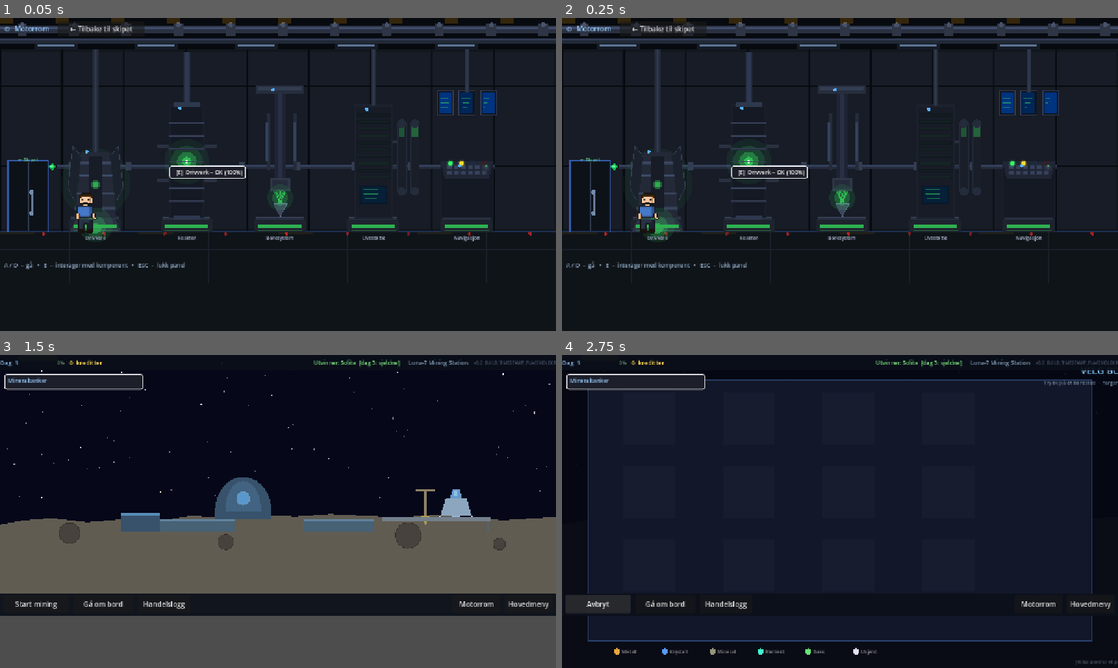
Above: before the commit, frames 1-4 (two rows, left to right).
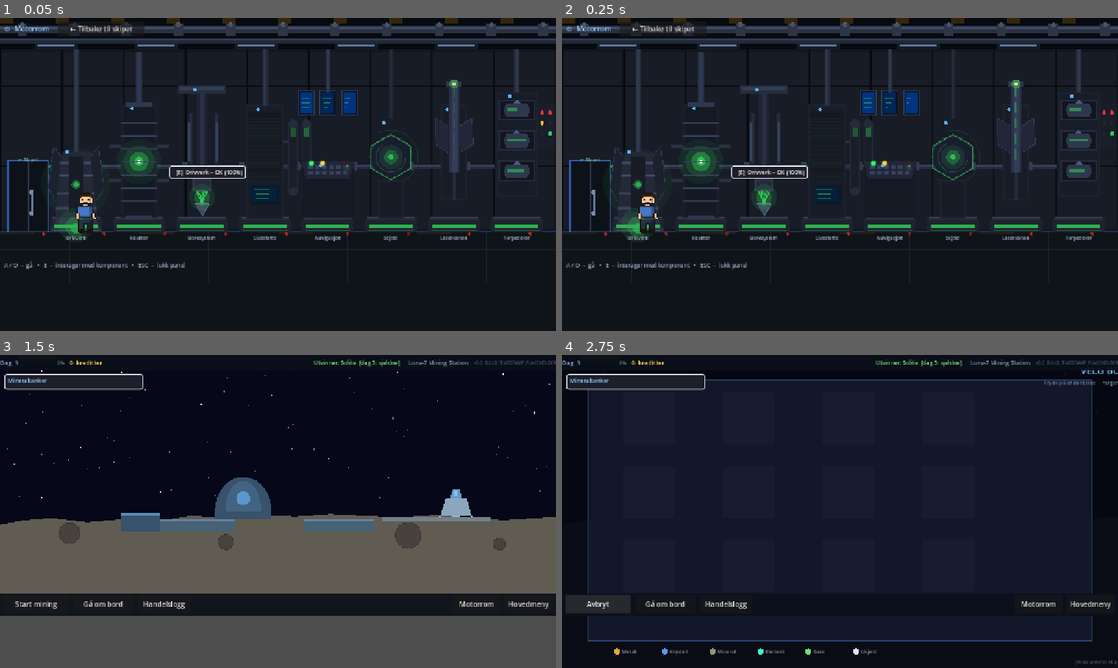
Above: after the commit, the same moments.

Repository: hansarne-lang/bruktbutikk
Game: Godot game, scene res://scenes/engine_room/EngineRoom.tscn
The game is run twice, just before and just after one commit, with the same random seed, the same clock (stepped at 60 frames per second) and the same inputs. This scene is started directly instead of the project's main scene.
Inputs:
- Up to frame 1 (0.05 s): no input
- Up to frame 2 (0.25 s): no input
- Up to frame 3 (1.5 s): click "← Tilbake til skipet" at 0.5 s; click "← Tilbake til basen" at 1.25 s
- Up to frame 4 (2.75 s): click "Start mining" at 2 s

The runs differ from the first frame. In frame 1, 9.5% of the frame differs, in the area x 8-100%, y 10-72%; in frame 2, 9.6%; in frame 3, less than 0.1%; in frame 4, nothing differs.

Commit message:
Fjern bor fra Base, animer bor i Motorrom, legg til skjold/laserkanon/torpedorør

Diff:
--- a/scenes/engine_room/EngineRoom.tscn
+++ b/scenes/engine_room/EngineRoom.tscn
@@ -36,7 +36,7 @@
 layer = 2
 
 [node name="Label_Engine" type="Label" parent="StationLabels"]
-position = Vector2(170, 498)
+position = Vector2(125, 498)
 custom_minimum_size = Vector2(100, 20)
 text = "Drivverk"
 horizontal_alignment = 1
@@ -44,7 +44,7 @@
 theme_override_colors/font_color = Color(0.7, 0.75, 0.85, 1)
 
 [node name="Label_Reactor" type="Label" parent="StationLabels"]
-position = Vector2(380, 498)
+position = Vector2(270, 498)
 custom_minimum_size = Vector2(100, 20)
 text = "Reaktor"
 horizontal_alignment = 1
@@ -52,7 +52,7 @@
 theme_override_colors/font_color = Color(0.7, 0.75, 0.85, 1)
 
 [node name="Label_Drill" type="Label" parent="StationLabels"]
-position = Vector2(595, 498)
+position = Vector2(415, 498)
 custom_minimum_size = Vector2(100, 20)
 text = "Boresystem"
 horizontal_alignment = 1
@@ -60,7 +60,7 @@
 theme_override_colors/font_color = Color(0.7, 0.75, 0.85, 1)
 
 [node name="Label_LifeSupport" type="Label" parent="StationLabels"]
-position = Vector2(810, 498)
+position = Vector2(560, 498)
 custom_minimum_size = Vector2(100, 20)
 text = "Livsstøtte"
 horizontal_alignment = 1
@@ -68,9 +68,33 @@
 theme_override_colors/font_color = Color(0.7, 0.75, 0.85, 1)
 
 [node name="Label_Navigation" type="Label" parent="StationLabels"]
-position = Vector2(1025, 498)
+position = Vector2(705, 498)
 custom_minimum_size = Vector2(100, 20)
 text = "Navigasjon"
+horizontal_alignment = 1
+theme_override_font_sizes/font_size = 11
+theme_override_colors/font_color = Color(0.7, 0.75, 0.85, 1)
+
+[node name="Label_Shield" type="Label" parent="StationLabels"]
+position = Vector2(850, 498)
+custom_minimum_size = Vector2(100, 20)
+text = "Skjold"
+horizontal_alignment = 1
+theme_override_font_sizes/font_size = 11
+theme_override_colors/font_color = Color(0.7, 0.75, 0.85, 1)
+
+[node name="Label_Laser" type="Label" parent="StationLabels"]
+position = Vector2(995, 498)
+custom_minimum_size = Vector2(100, 20)
+text = "Laserkanon"
+horizontal_alignment = 1
+theme_override_font_sizes/font_size = 11
+theme_override_colors/font_color = Color(0.7, 0.75, 0.85, 1)
+
+[node name="Label_Torpedo" type="Label" parent="StationLabels"]
+position = Vector2(1140, 498)
+custom_minimum_size = Vector2(100, 20)
+text = "Torpedorør"
 horizontal_alignment = 1
 theme_override_font_sizes/font_size = 11
 theme_override_colors/font_color = Color(0.7, 0.75, 0.85, 1)
--- a/scripts/SaveManager.gd
+++ b/scripts/SaveManager.gd
@@ -47,6 +47,8 @@
 		# Skip-lasterom
 		"ship_cargo":          [],
 		"ship_cargo_capacity": 40,
+		# Mining-tilstand (synkes fra Base.gd)
+		"mining_active":       false,
 	}
 
 func save_game() -> void:
@@ -98,6 +100,19 @@
 	if not game_data.has("pending_orders"):       game_data["pending_orders"]       = []
 	if not game_data.has("ship_cargo"):           game_data["ship_cargo"]           = []
 	if not game_data.has("ship_cargo_capacity"):  game_data["ship_cargo_capacity"]  = 40
+	if not game_data.has("mining_active"):        game_data["mining_active"]        = false
+	# Migrasjon: legg til nye skipkomponenter hvis de mangler
+	var comps : Array = game_data.get("ship_components", [])
+	var comp_ids : Array = []
+	for c in comps:
+		comp_ids.append(c.get("id", ""))
+	if not comp_ids.has("shield"):
+		comps.append({"id": "shield",       "name": "Skjold",      "condition": 100, "level": 1})
+	if not comp_ids.has("laser_cannon"):
+		comps.append({"id": "laser_cannon", "name": "Laserkanon",  "condition": 100, "level": 1})
+	if not comp_ids.has("torpedo"):
+		comps.append({"id": "torpedo",      "name": "Torpedorør",  "condition": 100, "level": 1})
+	game_data["ship_components"] = comps
 	return true
 
 func _gen_drill_sites() -> Array:
@@ -225,10 +240,13 @@
 func _default_ship_components() -> Array:
 	return [
 		{"id": "engine",       "name": "Drivverk",   "condition": 100, "level": 1},
+		{"id": "reactor",      "name": "Reaktor",    "condition": 100, "level": 1},
 		{"id": "drill_head",   "name": "Boresystem", "condition": 100, "level": 1},
 		{"id": "life_support", "name": "Livsstøtte", "condition": 100, "level": 1},
 		{"id": "navigation",   "name": "Navigasjon", "condition": 100, "level": 1},
-		{"id": "reactor",      "name": "Reaktor",    "condition": 100, "level": 1},
+		{"id": "shield",       "name": "Skjold",     "condition": 100, "level": 1},
+		{"id": "laser_cannon", "name": "Laserkanon", "condition": 100, "level": 1},
+		{"id": "torpedo",      "name": "Torpedorør", "condition": 100, "level": 1},
 	]
 
 ## Skader et tilfeldig skipkomponent (kall fraa mine-tikk)
--- a/scripts/base/Base.gd
+++ b/scripts/base/Base.gd
@@ -22,7 +22,6 @@
 var _current_mineral  : String = ""
 var _mining_active    : bool   = false
 var _stars            : Array  = []
-var _drill_angle      : float  = 0.0
 var _time             : float  = 0.0
 var _particles        : Array  = []  # {x, y, vx, vy, life, color}
 
@@ -72,7 +71,6 @@
 const C_SHIP   := Color(0.55, 0.65, 0.75)
 const C_SHIP_W := Color(0.80, 0.90, 1.00)
 const C_TANK   := Color(0.30, 0.42, 0.38)
-const C_DRILL  := Color(0.55, 0.50, 0.40)
 
 func _ready() -> void:
 	for _i in 140:
@@ -139,7 +137,6 @@
 			_refresh_engine_room()
 
 	if _mining_active:
-		_drill_angle += delta * 5.0
 		# Dag/natt-syklus: fremskrider sakte under mining
 		var tod : float = SaveManager.game_data.get("time_of_day", 0.0)
 		SaveManager.game_data["time_of_day"] = fmod(tod + delta * 0.012, TAU)
@@ -177,6 +174,7 @@
 		# Stopp direkte
 		mine_timer.stop()
 		_mining_active = false
+		SaveManager.game_data["mining_active"] = false
 		$UI/ActionBar/MineButton.text = "Start mining"
 		_set_status("Gruvedrift stoppet.")
 	else:
@@ -216,6 +214,7 @@
 			_show_overflow_dialog()
 			mine_timer.stop()
 			_mining_active = false
+			SaveManager.game_data["mining_active"] = false
 			$UI/ActionBar/MineButton.text = "Start mining"
 			return
 	if ok:
@@ -328,6 +327,7 @@
 
 func _restart_mining() -> void:
 	_mining_active = true
+	SaveManager.game_data["mining_active"] = true
 	mine_timer.start()
 	$UI/ActionBar/MineButton.text = "Stopp mining"
 	_refresh_ui()
@@ -378,6 +378,7 @@
 	_close_map()
 	# Start mining
 	_mining_active = true
+	SaveManager.game_data["mining_active"] = true
 	mine_timer.start()
 	$UI/ActionBar/MineButton.text = "Stopp mining"
 	var hint : String = (cat if scanner else ZONE_HINTS.get(cat, ""))
@@ -817,9 +818,6 @@
 	for i in tanks.size():
 		_draw_tank(160.0 + i * 70.0, 320.0, tanks[i])
 
-	# Drill
-	_draw_drill(980.0, 370.0)
-
 	# Skip
 	_draw_ship(1050.0, 330.0)
 
@@ -878,23 +876,6 @@
 	draw_rect(Rect2(x, base_y - th, tw, th), Color(0.5, 0.65, 0.6, 0.7), false, 1.5)
 	draw_rect(Rect2(x + tw / 2 - 3, base_y, 6, 10), C_TUBE)
 
-func _draw_drill(x: float, base_y: float) -> void:
-	# Arm og support
-	draw_rect(Rect2(x - 4, base_y - 60, 8, 60),  C_DRILL)
-	draw_rect(Rect2(x - 22, base_y - 62, 44, 6), C_DRILL)
-	# Roterende drillhode (#6)
-	var tip_col := Color(0.7, 0.6, 0.3)
-	if _mining_active:
-		tip_col = tip_col.lerp(Color(1.0, 0.45, 0.05), 0.5 + sin(_drill_angle * 3.0) * 0.5)
-		# Varme-glow
-		draw_circle(Vector2(x, base_y + 6), 14.0 + sin(_time * 8.0) * 3.0,
-			Color(1.0, 0.4, 0.1, 0.18 + sin(_time * 5.0) * 0.08))
-	draw_set_transform(Vector2(x, base_y), _drill_angle if _mining_active else 0.0)
-	draw_colored_polygon(
-		PackedVector2Array([Vector2(-10, 0), Vector2(10, 0), Vector2(0, 22)]),
-		tip_col)
-	draw_set_transform(Vector2.ZERO, 0.0)
-
 func _draw_ship(cx: float, base_y: float) -> void:
 	draw_colored_polygon(PackedVector2Array([
 		Vector2(cx - 36, base_y + 40), Vector2(cx + 36, base_y + 40),
--- a/scripts/engine_room/EngineRoom.gd
+++ b/scripts/engine_room/EngineRoom.gd
@@ -8,11 +8,14 @@
 
 # Komponent-stasjoner: posisjon og id
 const STATIONS : Array = [
-	{"id": "engine",       "name": "Drivverk",   "x": 220.0},
-	{"id": "reactor",      "name": "Reaktor",    "x": 430.0},
-	{"id": "drill_head",   "name": "Boresystem", "x": 645.0},
-	{"id": "life_support", "name": "Livsstøtte", "x": 860.0},
-	{"id": "navigation",   "name": "Navigasjon", "x": 1075.0},
+	{"id": "engine",       "name": "Drivverk",   "x": 175.0},
+	{"id": "reactor",      "name": "Reaktor",    "x": 320.0},
+	{"id": "drill_head",   "name": "Boresystem", "x": 465.0},
+	{"id": "life_support", "name": "Livsstøtte", "x": 610.0},
+	{"id": "navigation",   "name": "Navigasjon", "x": 755.0},
+	{"id": "shield",       "name": "Skjold",     "x": 900.0},
+	{"id": "laser_cannon", "name": "Laserkanon", "x": 1045.0},
+	{"id": "torpedo",      "name": "Torpedorør", "x": 1190.0},
 ]
 const EXIT_X : float = 85.0   # dør tilbake til skipets rom
 
@@ -55,7 +58,7 @@
 		elif Input.is_action_pressed("ui_right") or Input.is_key_pressed(KEY_D):
 			dir = 1.0
 			player.flip_h = false
-		player.position.x = clamp(player.position.x + dir * SPEED * delta, 30.0, 1250.0)
+		player.position.x = clamp(player.position.x + dir * SPEED * delta, 30.0, 1255.0)
 
 	# Finn nærmeste stasjon
 	_near_station = -1
@@ -319,6 +322,9 @@
 		2: _draw_drill(cx, cond, lvl, glow)
 		3: _draw_life_support(cx, cond, lvl, glow)
 		4: _draw_navigation(cx, cond, lvl, glow)
+		5: _draw_shield(cx, cond, lvl, glow)
+		6: _draw_laser_cannon(cx, cond, lvl, glow)
+		7: _draw_torpedo(cx, cond, lvl, glow)
 
 	# ── Kondisjon-bar under navneplaten ──────────────────────
 	var bar_x : float = cx - 50.0
@@ -433,6 +439,8 @@
 		draw_circle(Vector2(cx, 330), 36, Color(1.0, 0.4, 0.1, 0.15 * flicker))
 
 func _draw_drill(cx: float, cond: int, lvl: int, glow: Color) -> void:
+	var mining : bool = SaveManager.game_data.get("mining_active", false)
+
 	# Veggfeste øverst
 	draw_rect(Rect2(cx - 55, 155, 110, 18), Color(0.15, 0.18, 0.24))
 	draw_rect(Rect2(cx - 50, 159,  100, 8), Color(0.20, 0.24, 0.32))
@@ -441,13 +449,15 @@
 	draw_rect(Rect2(cx - 12, 173, 24, 200), Color(0.12, 0.14, 0.20))
 	draw_rect(Rect2(cx -  5, 173, 10, 200), Color(0.16, 0.19, 0.27))
 
-	# Drill-hode (roterende effekt)
-	var rot_angle : float = _time * 2.0 * (float(cond) / 100.0)
-	var dh_y      : float = 373.0
+	# Drill-hode (roterende effekt – raskere ved aktiv mining)
+	var speed      : float = 8.0 if mining else 2.0
+	var rot_angle  : float = _time * speed * (float(cond) / 100.0)
+	var dh_y       : float = 373.0
 	draw_rect(Rect2(cx - 22, dh_y - 5, 44, 30), Color(0.18, 0.21, 0.28))
 	draw_rect(Rect2(cx - 18, dh_y,     36, 20), Color(0.14, 0.17, 0.23))
 
 	# Drill-bit (spiralform via linjer)
+	var bit_col : Color = glow if not mining else Color(1.0, 0.55, 0.1)
 	for i in 8:
 		var a  : float = rot_angle + i * TAU / 8.0
 		var r1 : float = 14.0
@@ -457,21 +467,34 @@
 		draw_line(
 			Vector2(cx + cos(a) * r1, y1),
 			Vector2(cx + cos(a + PI * 0.7) * r2, y2),
-			Color(glow.r, glow.g, glow.b, 0.7), 2.0)
+			Color(bit_col.r, bit_col.g, bit_col.b, 0.85), 2.0)
 
 	# Drill-spiss
+	var tip_col : Color = Color(0.24, 0.28, 0.36) if not mining \
+		else Color(1.0, 0.45, 0.10).lerp(Color(0.8, 0.7, 0.2), 0.5 + sin(_time * 6.0) * 0.5)
 	var tip := PackedVector2Array([
 		Vector2(cx - 16, dh_y + 55),
 		Vector2(cx + 16, dh_y + 55),
 		Vector2(cx,      dh_y + 85),
 	])
-	draw_colored_polygon(tip, Color(0.24, 0.28, 0.36))
+	draw_colored_polygon(tip, tip_col)
 	draw_polyline(tip, Color(0.35, 0.42, 0.55), 1.5)
 
 	# Glow rundt drill-hodet
 	var pulse : float = (sin(_time * 3.0) + 1.0) * 0.5
 	draw_circle(Vector2(cx, dh_y + 40), 30, Color(glow.r, glow.g, glow.b, 0.08 + pulse * 0.06))
 	draw_circle(Vector2(cx, dh_y + 40), 18, Color(glow.r, glow.g, glow.b, 0.20 + pulse * 0.10))
+
+	# Ekstra varme-glow og partikkeleffekt ved aktiv mining
+	if mining:
+		draw_circle(Vector2(cx, dh_y + 50), 40, Color(1.0, 0.4, 0.1, 0.12 + pulse * 0.10))
+		draw_circle(Vector2(cx, dh_y + 60), 22, Color(1.0, 0.6, 0.2, 0.25 + pulse * 0.15))
+		# Gnist-prikker
+		if int(_time * 12) % 2 == 0:
+			for _s in 3:
+				draw_circle(
+					Vector2(cx + randf_range(-18, 18), dh_y + randf_range(40, 85)),
+					1.5 + randf() * 2.0, Color(1.0, 0.85, 0.3, 0.9))
 
 	# Hydraulikk-sylindere (sidene)
 	for side in [-1, 1]:
@@ -597,3 +620,149 @@
 		for s in 3:
 			var sx : float = cx - 50.0 + s * 50.0
 			draw_rect(Rect2(sx - 14, 172, 28, 48), Color(0.0, 0.0, 0.0, 0.5 * flick))
+
+func _draw_shield(cx: float, cond: int, lvl: int, glow: Color) -> void:
+	# Rørkobling til tak
+	draw_rect(Rect2(cx - 5, 72, 10, 160), Color(0.12, 0.15, 0.20))
+	draw_rect(Rect2(cx - 2, 72,  4, 160), Color(0.16, 0.20, 0.28))
+
+	# Skjold-generator (sekskant-form)
+	var pulse : float = (sin(_time * 1.4) + 1.0) * 0.5
+	var pts   : PackedVector2Array = PackedVector2Array()
+	for i in 6:
+		var a : float = i * TAU / 6.0 - PI / 6.0
+		pts.append(Vector2(cx + cos(a) * 52.0, 320.0 + sin(a) * 52.0))
+	draw_colored_polygon(pts, Color(0.10, 0.12, 0.18))
+	draw_polyline(PackedVector2Array([pts[0], pts[1], pts[2], pts[3], pts[4], pts[5], pts[0]]),
+		Color(glow.r, glow.g, glow.b, 0.6), 2.5)
+
+	# Indre kjerne
+	draw_circle(Vector2(cx, 320), 28, Color(glow.r, glow.g, glow.b, 0.08 + pulse * 0.06))
+	draw_circle(Vector2(cx, 320), 16, Color(glow.r, glow.g, glow.b, 0.20 + pulse * 0.15))
+	draw_circle(Vector2(cx, 320),  6, Color(glow.r, glow.g, glow.b, 0.70 + pulse * 0.20))
+
+	# Energiringer (animerte)
+	for ri in 3:
+		var rr : float = 34.0 + ri * 14.0
+		var ra : float = _time * 0.8 + ri * TAU / 3.0
+		draw_arc(Vector2(cx, 320), rr, ra, ra + TAU * 0.65, 24,
+			Color(glow.r, glow.g, glow.b, 0.25 - ri * 0.06), 2.0)
+
+	# Sokkel
+	draw_rect(Rect2(cx - 30, 372, 60, 90), Color(0.12, 0.14, 0.20))
+	draw_rect(Rect2(cx - 26, 376, 52, 82), Color(0.09, 0.11, 0.15))
+
+	# Nivå
+	for n in min(lvl, 3):
+		draw_circle(Vector2(cx - 16 + n * 16, 242), 4, Color(0.35, 0.70, 1.0))
+
+	# Skade: felt flimrer
+	if cond < 45:
+		var fl : float = abs(sin(_time * 8.0))
+		draw_circle(Vector2(cx, 320), 56, Color(1.0, 0.3, 0.1, 0.10 * fl))
+
+func _draw_laser_cannon(cx: float, cond: int, lvl: int, glow: Color) -> void:
+	# Veggfeste / kraftenhet bak
+	draw_rect(Rect2(cx - 30, 200, 60, 220), Color(0.11, 0.13, 0.18))
+	draw_rect(Rect2(cx - 26, 204, 52, 212), Color(0.09, 0.11, 0.15))
+
+	# Kanonrør (peker rett frem / ned)
+	draw_rect(Rect2(cx - 12, 155, 24, 200), Color(0.16, 0.19, 0.27))
+	draw_rect(Rect2(cx -  6, 155, 12, 200), Color(0.20, 0.24, 0.34))
+
+	# Kanonmunning
+	draw_rect(Rect2(cx - 18, 145, 36, 14), Color(0.18, 0.22, 0.30))
+	draw_rect(Rect2(cx -  8, 143,  16, 4), Color(0.26, 0.32, 0.46))
+
+	# Laser-kjerne (pulserende)
+	var pulse  : float = (sin(_time * 3.5) + 1.0) * 0.5
+	var charge : float = (sin(_time * 7.0) + 1.0) * 0.5
+	draw_circle(Vector2(cx, 152), 10, Color(glow.r, glow.g, glow.b, 0.30 + pulse * 0.25))
+	draw_circle(Vector2(cx, 152),  5, Color(1.0, 0.85, 0.5, 0.70 + charge * 0.25))
+
+	# Laser-stråle (synlig energibane nedover røret)
+	for li in 5:
+		var ly  : float = 158.0 + li * 36.0
+		var lw  : float = 1.5 + charge * 2.5
+		draw_line(Vector2(cx, ly), Vector2(cx, ly + 24),
+			Color(glow.r, glow.g, glow.b, 0.15 + charge * 0.30 - li * 0.03), lw)
+
+	# Kjølevinger (begge sider)
+	for side in [-1, 1]:
+		var fin := PackedVector2Array([
+			Vector2(cx + side * 12, 250),
+			Vector2(cx + side * 42, 230),
+			Vector2(cx + side * 44, 290),
+			Vector2(cx + side * 14, 310),
+		])
+		draw_colored_polygon(fin, Color(0.13, 0.15, 0.22))
+		draw_polyline(fin, Color(0.20, 0.24, 0.34), 1.5)
+
+	# Rørtilkobling til kraftenhet
+	draw_rect(Rect2(cx - 4, 355, 8, 65), Color(0.14, 0.17, 0.23))
+
+	# Nivå
+	for n in min(lvl, 3):
+		draw_circle(Vector2(cx - 16 + n * 16, 210), 4, Color(0.35, 0.70, 1.0))
+
+	# Skade: energilekkasje
+	if cond < 45 and int(_time * 6) % 3 == 0:
+		draw_circle(Vector2(cx + randf_range(-14, 14), randf_range(155, 350)),
+			2.0, Color(1.0, 0.3, 0.1, 0.8))
+
+func _draw_torpedo(cx: float, cond: int, lvl: int, glow: Color) -> void:
+	# Tak-rørkobling
+	draw_rect(Rect2(cx - 6, 72, 12, 100), Color(0.14, 0.17, 0.22))
+	draw_rect(Rect2(cx - 3, 72,  6, 100), Color(0.18, 0.22, 0.30))
+
+	# Torpedorørhus
+	draw_rect(Rect2(cx - 48, 170, 96, 240), Color(0.11, 0.13, 0.19))
+	draw_rect(Rect2(cx - 44, 174, 88, 232), Color(0.09, 0.11, 0.16))
+
+	# 3 rør (torpedorammer)
+	for ti in 3:
+		var ty : float = 188.0 + ti * 70.0
+		# Rørring ytre
+		draw_rect(Rect2(cx - 42, ty, 84, 48), Color(0.14, 0.16, 0.22))
+		draw_rect(Rect2(cx - 38, ty + 4, 76, 40), Color(0.07, 0.08, 0.12))
+		# Torpedo-profil inne i røret
+		var torp := PackedVector2Array([
+			Vector2(cx - 24, ty + 8),
+			Vector2(cx + 24, ty + 8),
+			Vector2(cx + 30, ty + 24),
+			Vector2(cx + 24, ty + 40),
+			Vector2(cx - 24, ty + 40),
+			Vector2(cx - 30, ty + 24),
+		])
+		var t_col : Color = Color(0.18, 0.22, 0.30)
+		draw_colored_polygon(torp, t_col)
+		# Ladeindikator
+		var pulse  : float = (sin(_time * 1.2 + ti * 1.1) + 1.0) * 0.5
+		draw_rect(Rect2(cx - 22, ty + 20, int(44.0 * pulse), 6),
+			Color(glow.r, glow.g, glow.b, 0.55))
+		# Torpedo-spiss
+		draw_colored_polygon(PackedVector2Array([
+			Vector2(cx - 8, ty + 8),
+			Vector2(cx + 8, ty + 8),
+			Vector2(cx, ty),
+		]), Color(0.30, 0.36, 0.50))
+
+	# Kontrollpanel (høyre side)
+	draw_rect(Rect2(cx + 48, 200, 40, 100), Color(0.10, 0.12, 0.16))
+	for bi in 6:
+		var brow : int = bi / 2
+		var bcol : int = bi % 2
+		var bc   : Color = Color(0.9, 0.2, 0.2) if bi < 2 else \
+			(Color(0.9, 0.75, 0.2) if bi < 4 else Color(0.2, 0.8, 0.4))
+		var blink3 : bool = int(_time * 0.9 + bi * 0.4) % 2 == 0
+		draw_circle(Vector2(cx + 58 + bcol * 18, 218 + brow * 24), 5,
+			bc if blink3 else bc * 0.3)
+
+	# Nivå
+	for n in min(lvl, 3):
+		draw_circle(Vector2(cx - 16 + n * 16, 180), 4, Color(0.35, 0.70, 1.0))
+
+	# Skade: ladesvikt
+	if cond < 45:
+		var fl : float = abs(sin(_time * 6.0))
+		draw_rect(Rect2(cx - 44, 174, 88, 232), Color(1.0, 0.2, 0.1, 0.06 * fl))
Not shown, added: scripts/Version.gd.uid
